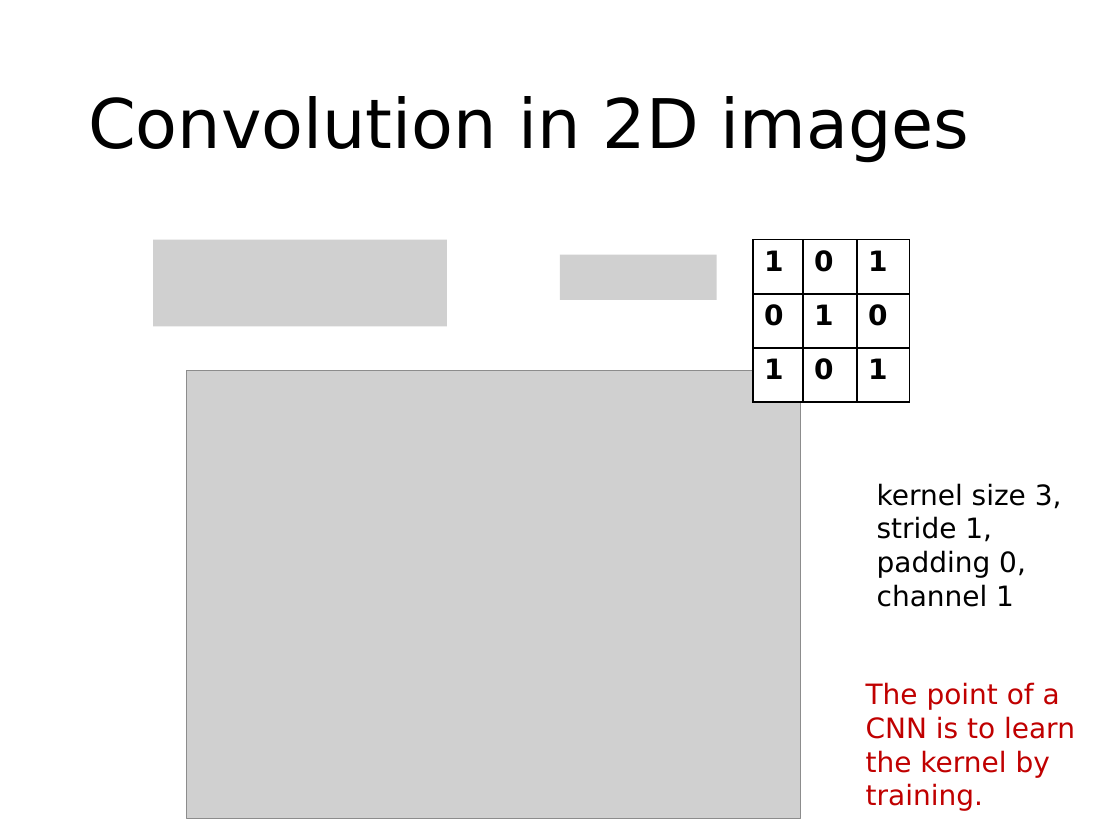
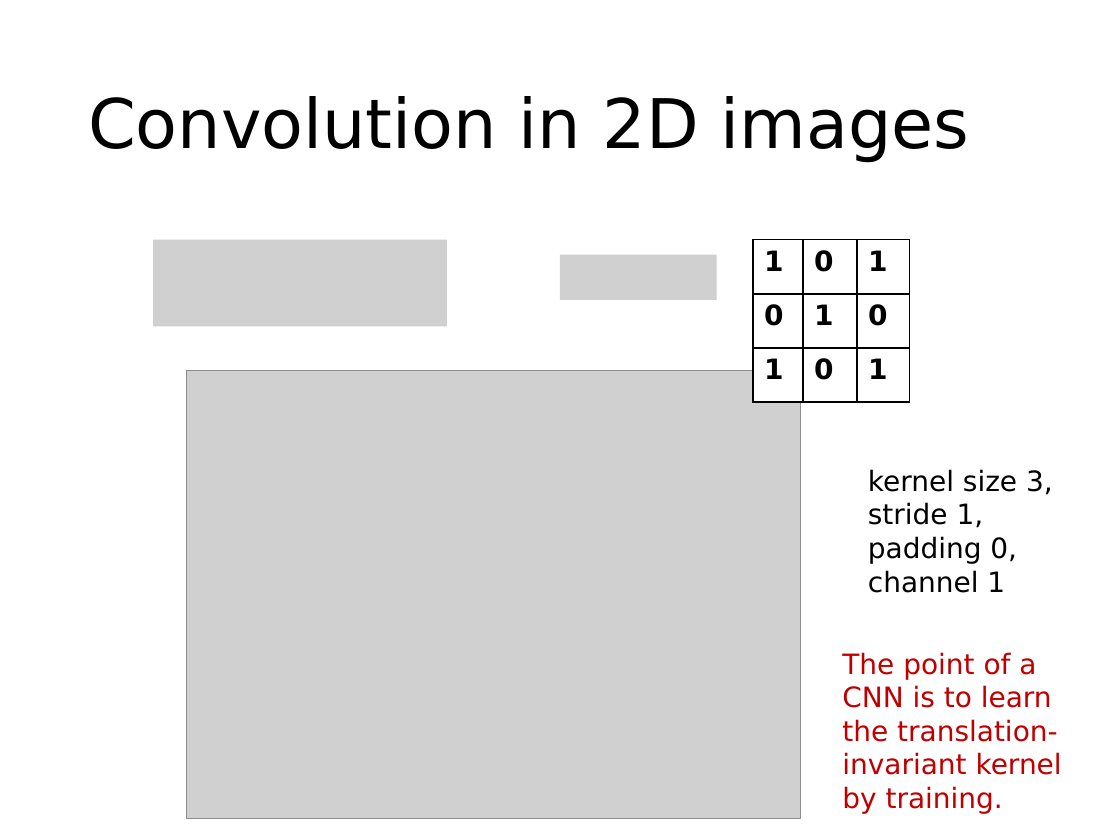
Before and after one commit to phywjs/phywjs.github.io, a slide deck: slide 7 of AIS5103/ML-slide-7.pptx. Drawn at 1120x840 pixels with LibreOffice and Linux fonts; fonts in the diff are those of the drawing; grey boxes stand for pictures. Boxes give left, top, right and bottom in pixels: in the first picture for what was removed or moved away, otherwise in the second. Text is boxed around its words. In the diff, an @@ line names an element or a change of style, - is before the commit and + after.

```diff
--- a/AIS5103/ML-slide-7.pptx
+++ b/AIS5103/ML-slide-7.pptx
@@ text "kernel size 3, stride 1," moved from (x1=877, y1=483, x2=1062, y2=607) to (x1=868, y1=469, x2=1053, y2=593) @@
@@ text at (x1=842, y1=652, x2=1062, y2=814): text changed @@
-The point of a CNN is to learn the kernel by training.
+The point of a CNN is to learn the translation-invariant kernel by training.
```
Also in this commit, not shown: 4 other slides changed, 2 slides added, 1 slide removed, 3 other files.
